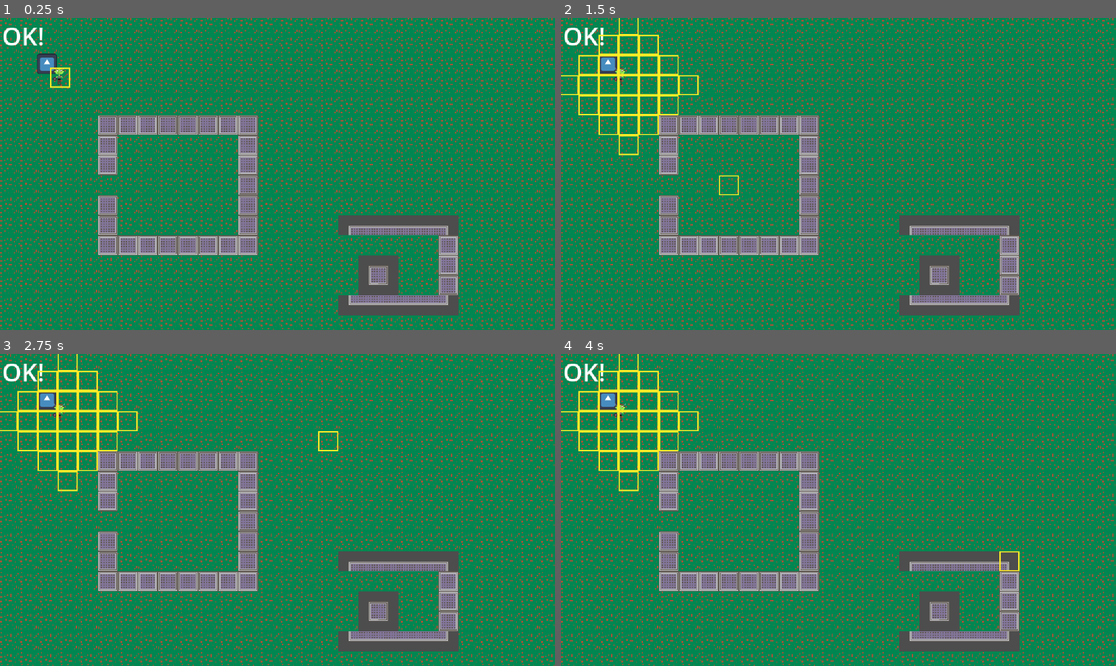
Above: before the commit, frames 1-4 (two rows, left to right).
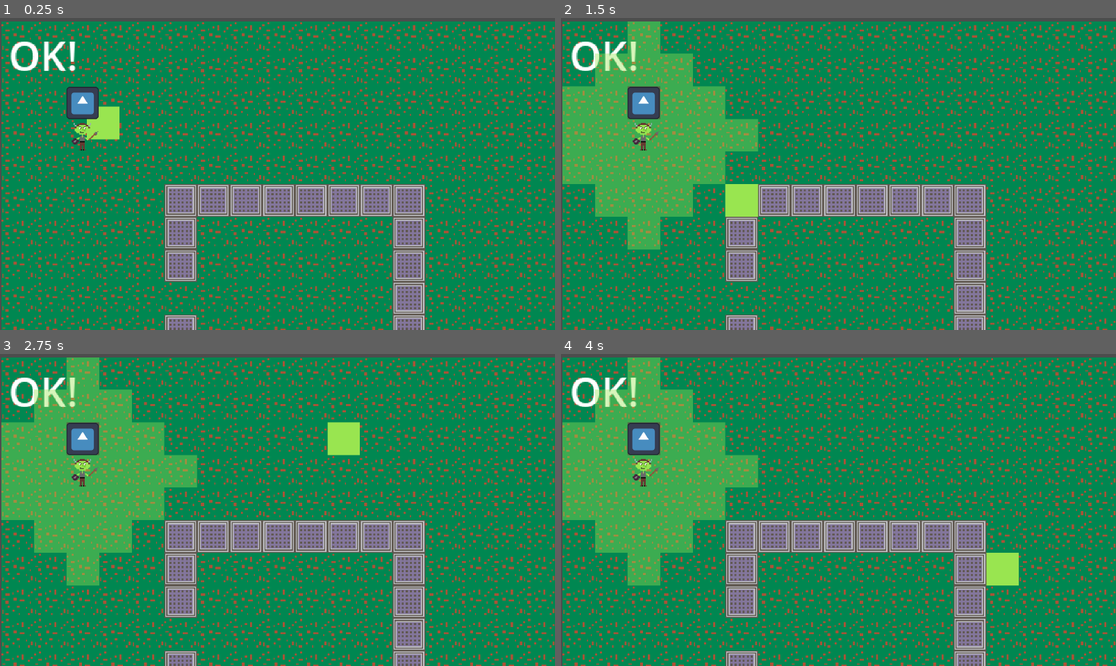
Above: after the commit, the same moments.

Repository: JacobsDevs/dndswat
Game: Godot game, scene res://Scenes/world.tscn
The game is run twice, just before and just after one commit, with the same random seed, the same clock (stepped at 60 frames per second) and the same inputs. The engine's default icon, where the game draws it, is replaced by a stand-in: a white triangle on a blue panel in a dark square.
Inputs (mouse positions are in pixels of both pictures, inside the frame that each line leads up to):
- Up to frame 1 (0.25 s): no input
- Up to frame 2 (1.5 s): tap Enter at 0.5 s; move the mouse to (960, 158) at 0.52 s; click (960, 158) at 0.6 s; tap Space at 1.25 s; move the mouse to (727, 189) at 1.27 s; click (727, 189) at 1.35 s
- Up to frame 3 (2.75 s): tap Enter at 2 s; move the mouse to (333, 441) at 2.02 s; click (333, 441) at 2.1 s
- Up to frame 4 (4 s): tap Space at 2.75 s; move the mouse to (810, 572) at 2.77 s; click (810, 572) at 2.85 s; tap Enter at 3.5 s; move the mouse to (1005, 556) at 3.52 s; click (1005, 556) at 3.6 s

The runs differ from the first frame. In frame 1, 42% of the frame differs, in the area x 0-100%, y 0-100%; in frame 2, 50%; in frame 3, 51%; in frame 4, 51%.

Commit message:
Refactor: input_handler for easier understanding

Diff:
--- a/Scenes/Selector.tscn
+++ b/Scenes/Selector.tscn
@@ -1,9 +1,11 @@
-[gd_scene load_steps=2 format=3 uid="uid://dldwfq41gnyah"]
+[gd_scene load_steps=3 format=3 uid="uid://dldwfq41gnyah"]
 
-[ext_resource type="Texture2D" uid="uid://dhse0xidv8jj2" path="res://Sprites/Tiles/Selector.png" id="1_jaw84"]
+[ext_resource type="Script" path="res://Scripts/selector.gd" id="1_733fa"]
+[ext_resource type="Texture2D" uid="uid://cq1ygd3kmuwm7" path="res://Sprites/Tiles/Block green.png" id="2_75s4j"]
 
 [node name="Selector" type="Node2D"]
+script = ExtResource("1_733fa")
 
 [node name="Sprite2D" type="Sprite2D" parent="."]
-z_index = 2
-texture = ExtResource("1_jaw84")
+z_index = 1
+texture = ExtResource("2_75s4j")
--- /dev/null
+++ b/Scenes/base_character.tscn
@@ -0,0 +1,59 @@
+[gd_scene load_steps=7 format=3 uid="uid://pmjkp7cyejob"]
+
+[ext_resource type="Script" path="res://base_character.gd" id="1_nhdkm"]
+[ext_resource type="Texture2D" uid="uid://csufghg5jdo30" path="res://Sprites/Tiles/goblin.png" id="2_we6p8"]
+
+[sub_resource type="RectangleShape2D" id="RectangleShape2D_sd538"]
+size = Vector2(32, 32)
+
+[sub_resource type="SystemFont" id="SystemFont_uxnyn"]
+font_names = PackedStringArray("Ubuntu")
+subpixel_positioning = 0
+
+[sub_resource type="StyleBoxFlat" id="StyleBoxFlat_2oyyi"]
+bg_color = Color(0.929297, 0.417378, 0.381279, 1)
+anti_aliasing = false
+
+[sub_resource type="StyleBoxFlat" id="StyleBoxFlat_8ydc6"]
+bg_color = Color(0.400822, 0.689818, 0.154991, 1)
+anti_aliasing = false
+
+[node name="BaseCharacter" type="Node2D"]
+z_index = 2
+script = ExtResource("1_nhdkm")
+
+[node name="Sprite2D" type="Sprite2D" parent="."]
+texture = ExtResource("2_we6p8")
+offset = Vector2(1, 4)
+
+[node name="Area2D" type="Area2D" parent="."]
+
+[node name="CollisionShape2D" type="CollisionShape2D" parent="Area2D"]
+position = Vector2(1, 2)
+shape = SubResource("RectangleShape2D_sd538")
+
+[node name="Name Label" type="Label" parent="."]
+visible = false
+offset_left = -19.0
+offset_top = -38.0
+offset_right = 19.0
+offset_bottom = -21.0
+theme_override_fonts/font = SubResource("SystemFont_uxnyn")
+theme_override_font_sizes/font_size = 12
+text = "Goblin"
+horizontal_alignment = 1
+vertical_alignment = 1
+
+[node name="Health Bar" type="ProgressBar" parent="."]
+visible = false
+offset_left = -8.0
+offset_top = -21.0
+offset_right = 8.0
+offset_bottom = -18.0
+theme_override_styles/background = SubResource("StyleBoxFlat_2oyyi")
+theme_override_styles/fill = SubResource("StyleBoxFlat_8ydc6")
+value = 50.0
+show_percentage = false
+
+[connection signal="mouse_entered" from="Area2D" to="." method="_on_area_2d_mouse_entered"]
+[connection signal="mouse_exited" from="Area2D" to="." method="_on_area_2d_mouse_exited"]
--- a/Scenes/pathfinding_handler.gd
+++ b/Scenes/pathfinding_handler.gd
@@ -10,6 +10,8 @@
 # Called when the node enters the scene tree for the first time.
 func _ready() -> void:
 	build_points()
+	for i in astar.get_point_ids():
+		print(astar.get_point_position(i))
 	pass # Replace with function body.
 
 # Called every frame. 'delta' is the elapsed time since the previous frame.
--- a/Scenes/player.tscn
+++ b/Scenes/player.tscn
@@ -12,10 +12,12 @@
 [node name="Area2D" type="Area2D" parent="."]
 
 [node name="CollisionShape2D" type="CollisionShape2D" parent="Area2D"]
+position = Vector2(1, 2)
 shape = SubResource("RectangleShape2D_wu16r")
 
 [node name="Sprite2D" type="Sprite2D" parent="."]
 scale = Vector2(0.25, 0.25)
 texture = ExtResource("2_gv4mv")
+offset = Vector2(3, 9)
 
 [node name="NavigationAgent2D" type="NavigationAgent2D" parent="."]
--- a/Scenes/world.tscn
+++ b/Scenes/world.tscn
@@ -110,6 +110,7 @@
 script = ExtResource("2_0yk47")
 
 [node name="Character" parent="." instance=ExtResource("2_7meun")]
+z_index = 2
 position = Vector2(80, 80)
 
 [node name="InputHandler" type="Node2D" parent="."]
@@ -134,5 +135,5 @@
 script = ExtResource("7_uk0vg")
 
 [node name="Camera2D" type="Camera2D" parent="."]
-position = Vector2(448, 256)
-zoom = Vector2(1.3, 1.3)
+position = Vector2(272, 152)
+zoom = Vector2(2.115, 2.115)
--- a/Scripts/input_handler.gd
+++ b/Scripts/input_handler.gd
@@ -5,17 +5,20 @@
 @onready var character: CharacterBody2D = $"../Character"
 @onready var turn_handler: TurnHandler = $"../TurnHandler"
 @onready var pathfinding_handler: Pathfinder = $"../PathfindingHandler"
+const selector_green = preload("res://Sprites/Tiles/Block green.png")
+const selector_red = preload("res://Sprites/Tiles/Block.png")
 const SELECTOR = preload("res://Scenes/Selector.tscn")
+
 var neighbours: Array = []
-var inst
+var pointer
 var current_point
 var valid_spaces = []
 # Called when the node enters the scene tree for the first time.
 func _ready() -> void:
-	var instance = SELECTOR.instantiate()
-	instance.position = Vector2(100, 100)
-	inst = instance
-	add_child(instance)
+	var new_pointer = SELECTOR.instantiate()
+	new_pointer.position = Vector2(100, 100)
+	pointer = new_pointer
+	add_child(pointer)
 
 func _input(event) -> void:
 	if event is InputEventMouseMotion or event is InputEventMouseButton:
@@ -23,6 +26,7 @@
 		if valid_spaces == []:
 			valid_spaces = pathfinding_handler.calculate_destinations(turn_handler.available_movement + 1, turn_handler.active_actor.position)
 		if event is InputEventMouseMotion:
+			update_pointer_position(loc)
 			var point = pathfinding_handler.astar.get_closest_point(event.global_position)
 			if current_point == point:
 				return
@@ -32,12 +36,11 @@
 				for i in neighbours:
 					remove_child(i)
 				neighbours = []
+				var enemy_locations = get_enemy_locations()
 				for i in valid_spaces:
-					var inst = SELECTOR.instantiate()
-					inst.position = i
-					add_child(inst)
-					neighbours.append(inst)
-				inst.position = tile_map_layer.map_to_local(loc)
+					draw_valid_space(i, enemy_locations)
+
+
 		if event is InputEventMouseButton:
 			if Input.is_action_just_released("left_click"):
 				if valid_spaces.has(tile_map_layer.map_to_local(loc)):
@@ -51,3 +54,27 @@
 # Called every frame. 'delta' is the elapsed time since the previous frame.
 func _process(delta: float) -> void:
 	pass
+
+func draw_valid_space(space, enemy_locations):
+	var valid_space = SELECTOR.instantiate()
+	valid_space.position = space
+	add_child(valid_space)
+	for j in enemy_locations:
+		set_valid_space_color(space, valid_space, j)
+	neighbours.append(valid_space)
+
+func set_valid_space_color(space, valid_space, j):
+	if space == pathfinding_handler.astar.get_point_position(j):
+			valid_space.sprite.texture = selector_red
+			valid_space.sprite.modulate.a8 = 155
+	else:
+		valid_space.sprite.modulate.a8 = 100
+
+func update_pointer_position(location):
+	pointer.position = tile_map_layer.map_to_local(location)
+
+func get_enemy_locations():
+	var enemy_locations = []
+	for i in turn_handler.actor_list:
+		enemy_locations.append(pathfinding_handler.astar.get_closest_point(i.position))
+	return enemy_locations
--- a/Scripts/npc_factory.gd
+++ b/Scripts/npc_factory.gd
@@ -3,6 +3,7 @@
 
 @onready var combatant = preload('res://Scenes/combatant.tscn')
 @onready var data: Resource = preload("res://Resources/Goblin.tres")
+@onready var base_character = preload("res://Scenes/base_character.tscn")
 # Called when the node enters the scene tree for the first time.
 func _ready() -> void:
 	pass
@@ -12,7 +13,7 @@
 func _process(delta: float) -> void:
 	pass
 
-func create_enemy() -> Combatant:
-	var enemy: Combatant = combatant.instantiate()
+func create_enemy() -> BaseCharacter:
+	var enemy: BaseCharacter = base_character.instantiate()
 	enemy.setup(data)
 	return enemy
--- /dev/null
+++ b/Scripts/selector.gd
@@ -0,0 +1,12 @@
+extends Node2D
+
+@onready var sprite: Sprite2D = $Sprite2D
+
+# Called when the node enters the scene tree for the first time.
+func _ready() -> void:
+	pass # Replace with function body.
+
+
+# Called every frame. 'delta' is the elapsed time since the previous frame.
+func _process(delta: float) -> void:
+	pass
--- a/Scripts/turn_handler.gd
+++ b/Scripts/turn_handler.gd
@@ -13,7 +13,7 @@
 func _ready() -> void:
 	var e1 = npc_factory.create_enemy()
 	add_child(e1)
-	e1.position = Vector2(100, 100)
+	e1.position = Vector2(80, 112)
 	actor_list.append(e1)
 	actor_list.append(character)
 	get_next()
--- /dev/null
+++ b/base_character.gd
@@ -0,0 +1,42 @@
+class_name BaseCharacter
+extends Node2D
+
+@onready var sprite_2d: Sprite2D = $Sprite2D
+@onready var area_2d: Area2D = $Area2D
+@onready var collision_shape_2d: CollisionShape2D = $Area2D/CollisionShape2D
+@onready var name_label: Label = $"Name Label"
+@onready var health_bar: ProgressBar = $"Health Bar"
+
+var max_health: int
+var current_health: int
+var _name: String
+
+# Called when the node enters the scene tree for the first time.
+func _ready() -> void:
+	pass # Replace with function body.
+
+
+# Called every frame. 'delta' is the elapsed time since the previous frame.
+func _process(delta: float) -> void:
+	pass
+
+
+func setup(resource: Enemy) -> void:
+	sprite_2d = $Sprite2D
+	name_label = $"Name Label"
+	health_bar = $"Health Bar"
+	self._name = resource.name
+	name_label.text = _name
+	health_bar.max_value = resource.max_hp
+	health_bar.value = resource.max_hp
+	sprite_2d.texture = resource.image
+	self.sprite_2d.texture = resource.image
+
+
+func _on_area_2d_mouse_entered() -> void:
+	name_label.show()
+	health_bar.show()
+
+func _on_area_2d_mouse_exited() -> void:
+	name_label.hide()
+	health_bar.hide()
Binary file added: Sprites/Tiles/Block green.png
Not shown, added: Sprites/Tiles/Block green.png.import
Binary file added: Sprites/Tiles/Block.aseprite
Binary file added: Sprites/Tiles/Block.png
Not shown, added: Sprites/Tiles/Block.png.import
